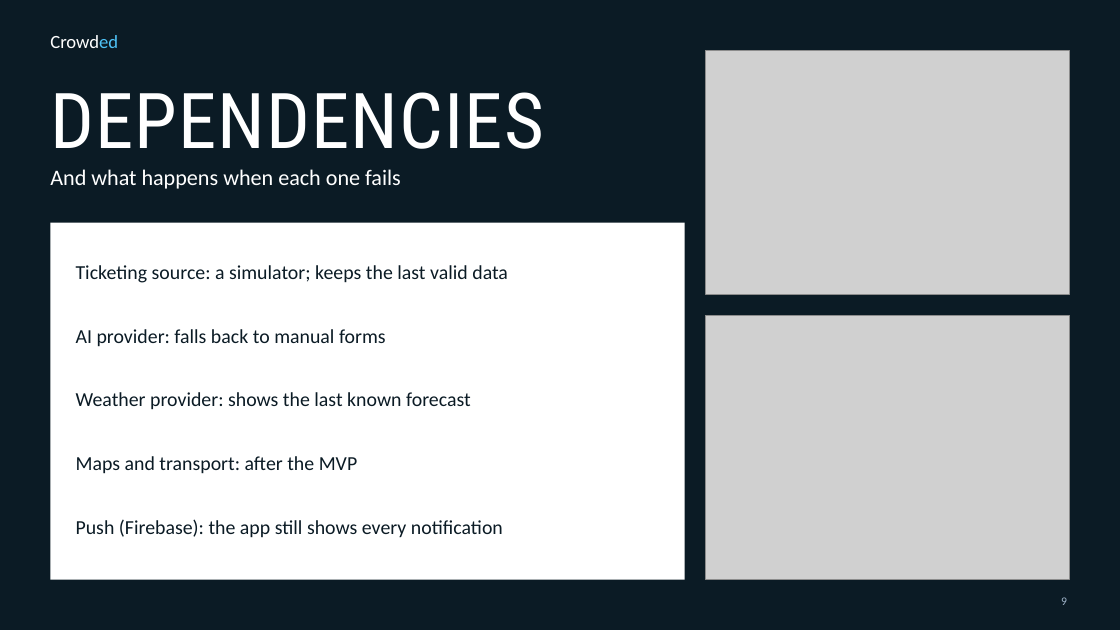
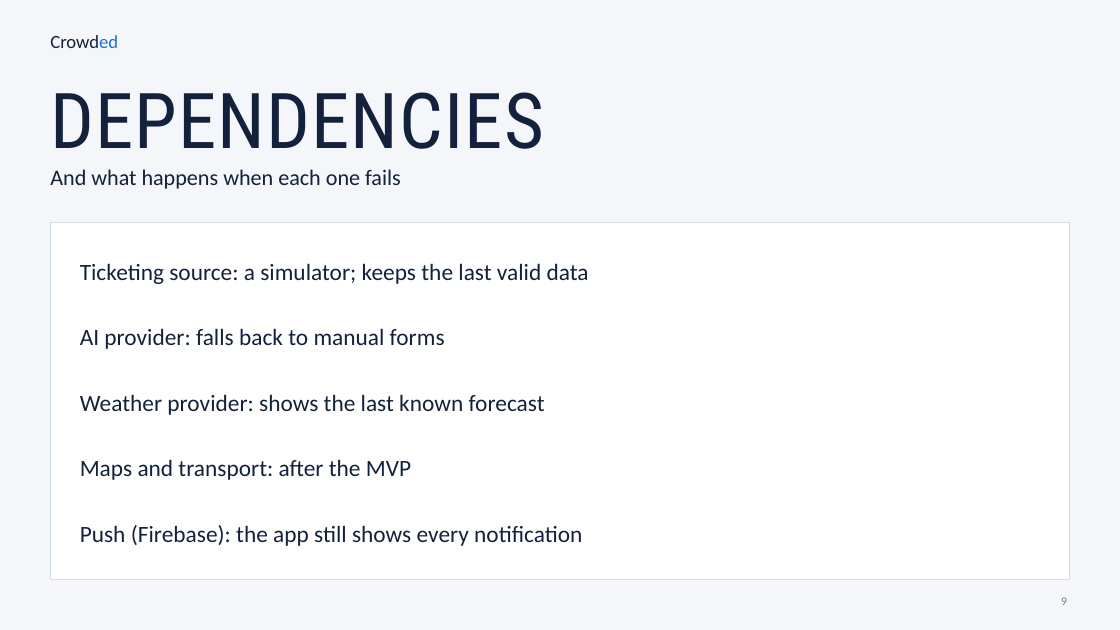
Before and after one commit to andrereis26/crowded-labdsof, a slide deck: slide 9 of docs/presentations/Sprint1/Crowded_LABDSOF_Presentation_Sprint1_PL.pptx. Drawn at 1120x630 pixels with LibreOffice and Linux fonts; fonts in the diff are those of the drawing; grey boxes stand for pictures. Boxes give left, top, right and bottom in pixels: in the first picture for what was removed or moved away, otherwise in the second. Text is boxed around its words. In the diff, an @@ line names an element or a change of style, - is before the commit and + after.

```diff
--- a/docs/presentations/Sprint1/Crowded_LABDSOF_Presentation_Sprint1_PL.pptx
+++ b/docs/presentations/Sprint1/Crowded_LABDSOF_Presentation_Sprint1_PL.pptx
@@ background #0B1B25 to #F4F6F9 @@
@@ text "Crowded" at bbox=[50, 35, 118, 48]: text colour #FFFFFF to #14213D, text colour #4FC3F7 to #1E6FD9 in "Crowded" @@
@@ picture removed at bbox=[706, 50, 1070, 294] @@
@@ text "DEPENDENCIES" at bbox=[50, 92, 544, 149]: text colour #FFFFFF to #14213D @@
@@ text "And what happens when each ..." at bbox=[50, 169, 401, 189]: text colour #FFFFFF to #14213D @@
@@ rectangle: place and size @@
-rectangle at bbox=[50, 223, 685, 580]
+rectangle at bbox=[50, 223, 1070, 580]
@@ rectangle at bbox=[50, 223, 1070, 580]: outline none to #D5DEE8 0.75 pt @@
@@ picture removed at bbox=[706, 315, 1070, 580] @@
@@ size 17 to 20 pt, text colour #0B1B25 to #14213D in 5 elements at bbox=[80, 263, 589, 284], bbox=[80, 328, 445, 349], bbox=[80, 394, 545, 415], bbox=[80, 459, 411, 480], bbox=[80, 525, 582, 546] @@
@@ page number at bbox=[1061, 597, 1067, 605]: text colour #9FB3C8 to #6B7F90 @@
```
Also in this commit, not shown: 28 other slides changed, 1 slide added, 1 slide removed, 3 other files.
